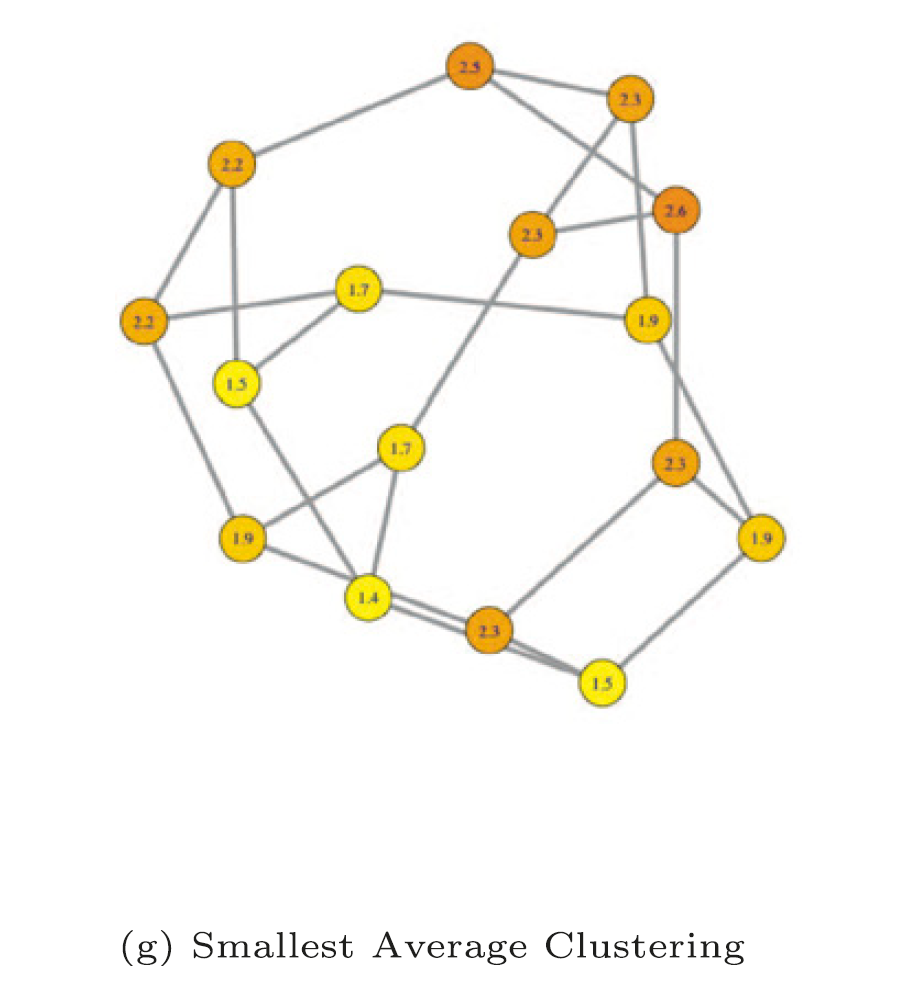
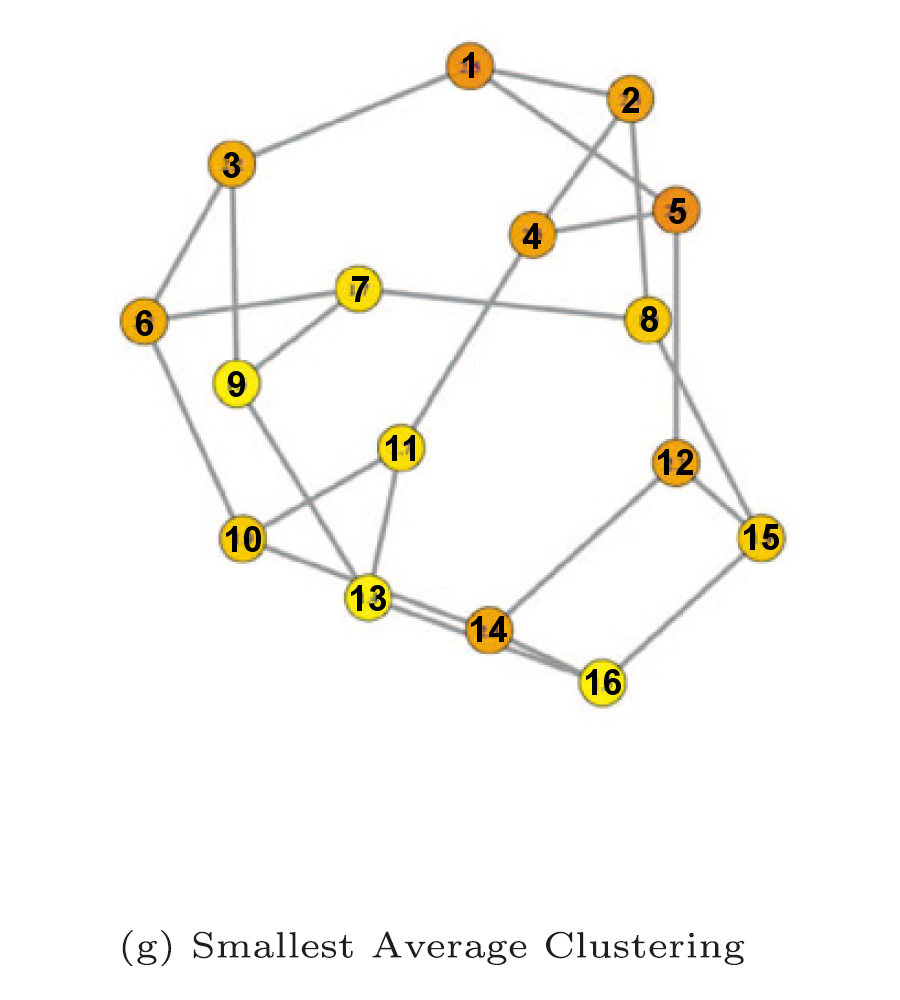
Layers edited between the first and the second 900 x 1000 image:
removed layer "Pasted Layer" over [136, 52, 779, 695]
added layer "16" above "15" over [586, 669, 621, 695]
added layer "15" above "14" over [744, 524, 779, 550]
added layer "14" above "13" over [471, 616, 507, 642]
added layer "13" above "12" over [351, 585, 386, 611]
added layer "12" above "11" over [658, 449, 693, 475]
added layer "11" above "10" over [386, 435, 415, 461]
added layer "10" above "9" over [226, 526, 261, 552]
added layer "9" above "8" over [228, 371, 245, 397]
added layer "8" above "7" over [641, 306, 658, 332]
added layer "7" above "6" over [352, 276, 369, 302]
added layer "6" above "5" over [136, 310, 153, 336]
added layer "5" above "4" over [669, 198, 686, 224]
added layer "4" above "3" over [523, 223, 541, 249]
added layer "3" above "2" over [223, 152, 240, 178]
added layer "2" above "1" over [622, 87, 639, 113]
added layer "1" above "Background" over [463, 52, 474, 78]
painted on "Background" over [136, 52, 779, 695]
